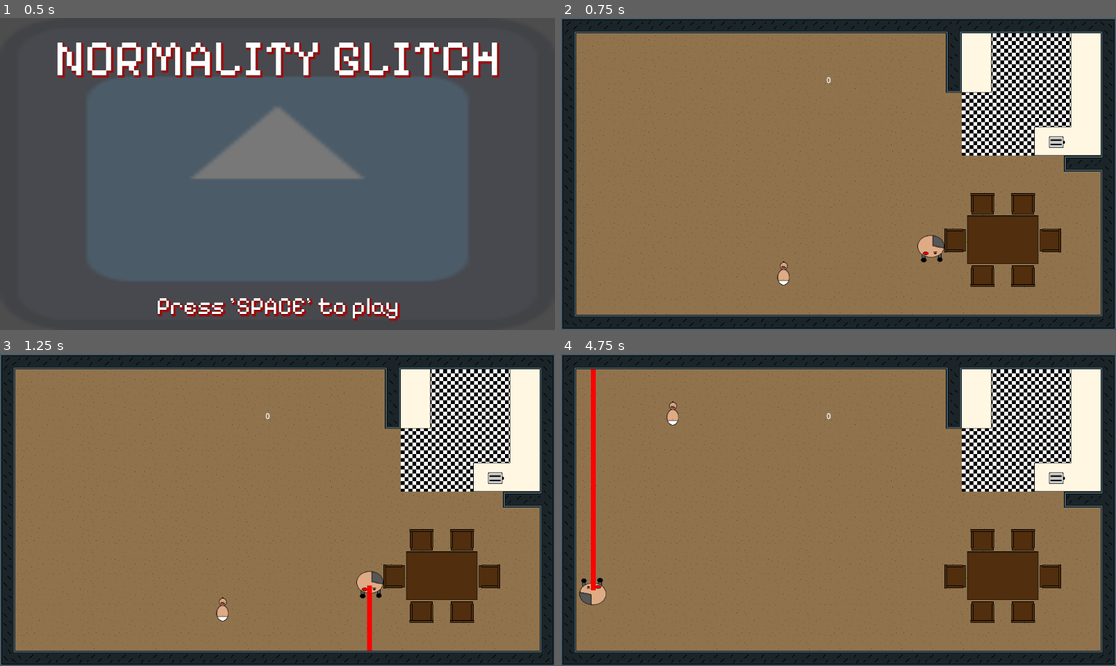
Above: before the commit, frames 1-4 (two rows, left to right).
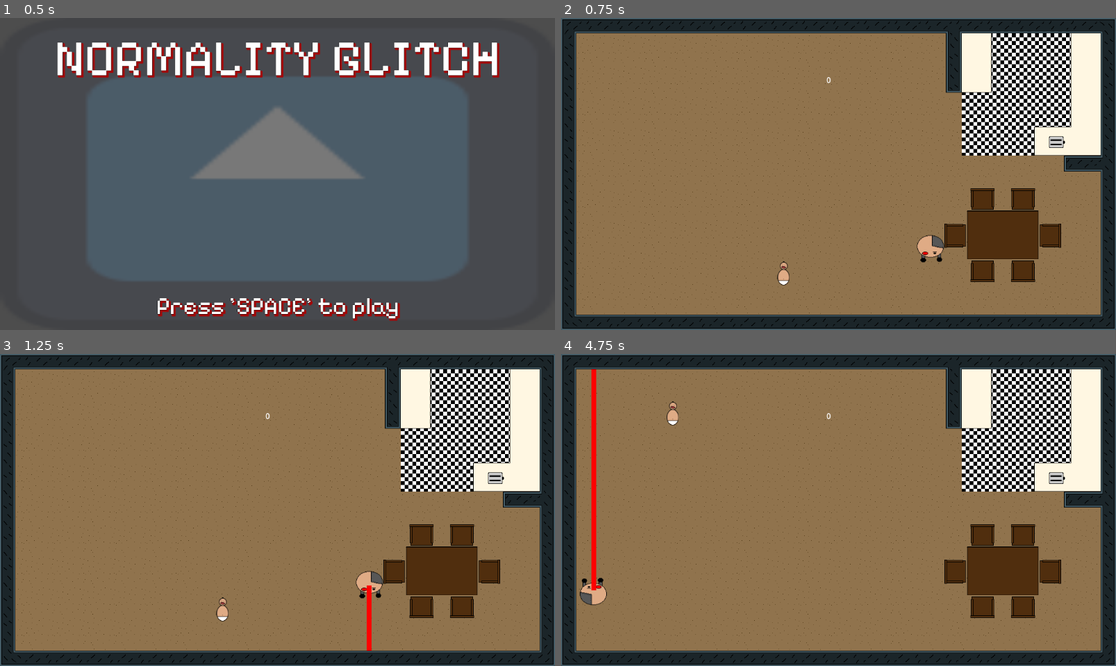
Above: after the commit, the same moments.

Repository: discoaaron/gamejam
Game: Godot game, scene res://scenes/menu/menu.tscn
Same seed, same stepped clock (60 frames per second), same inputs: the game is played once before the commit and once after it. The engine's default icon, where the game draws it, is replaced by a stand-in: a white triangle on a blue panel in a dark square.
Inputs:
- Up to frame 1 (0.5 s): no input
- Up to frame 2 (0.75 s): tap Space (space) at 0.5 s; tap A (a) at 0.6 s
- Up to frame 3 (1.25 s): tap D (d) at 0.8 s
- Up to frame 4 (4.75 s): tap Space (space) at 1.25, 2, 3.5, 4.25 s; tap D (d) at 1.35, 4.55 s; tap E (e) at 1.55, 2.1 s; tap S (s) at 2.3, 2.85 s; tap W (w) at 3.05, 3.6 s; tap A (a) at 3.8, 4.35 s

Frame 1 is identical in both runs. In frame 2, 1.1% of the frame differs, in the area x 64-91%, y 54-87%; in frame 3, 1.2%; in frame 4, 1.3%, in the area x 3-91%, y 4-87%.

Commit message:
More sounds added

Diff:
--- a/game/Main.tscn
+++ b/game/Main.tscn
@@ -14,6 +14,7 @@
 [ext_resource type="PackedScene" uid="uid://bs7lus22j3wpu" path="res://scenes/risk_objects/toaster.tscn" id="12_arlyk"]
 [ext_resource type="PackedScene" uid="uid://conjny7l1pn1y" path="res://scenes/all_furniture/chair.tscn" id="13_jkp1c"]
 [ext_resource type="PackedScene" uid="uid://xgaahnhjccj" path="res://scenes/all_furniture/table.tscn" id="14_hcyx7"]
+[ext_resource type="AudioStream" uid="uid://d0dyiupatsmsv" path="res://sound/418866__name__heartbeat-loop.wav" id="15_k8mtv"]
 
 [node name="Main" type="Node2D"]
 script = ExtResource("1_m74ch")
@@ -173,28 +174,37 @@
 [node name="ChairsNTable" type="Node" parent="."]
 
 [node name="Chair" parent="ChairsNTable" instance=ExtResource("13_jkp1c")]
-position = Vector2(959, 386)
+position = Vector2(959, 376)
 rotation = 1.5708
 
 [node name="Chair2" parent="ChairsNTable" instance=ExtResource("13_jkp1c")]
-position = Vector2(875, 386)
+position = Vector2(875, 376)
 rotation = 1.5708
 
 [node name="Table" parent="ChairsNTable" instance=ExtResource("14_hcyx7")]
-position = Vector2(917, 461)
+position = Vector2(917, 451)
 rotation = 1.5708
 
 [node name="Chair3" parent="ChairsNTable" instance=ExtResource("13_jkp1c")]
-position = Vector2(818, 462)
+position = Vector2(818, 452)
 
 [node name="Chair4" parent="ChairsNTable" instance=ExtResource("13_jkp1c")]
-position = Vector2(1016, 462)
+position = Vector2(1016, 452)
 rotation = 3.14159
 
 [node name="Chair5" parent="ChairsNTable" instance=ExtResource("13_jkp1c")]
-position = Vector2(875, 536)
+position = Vector2(875, 526)
 rotation = -1.5708
 
 [node name="Chair6" parent="ChairsNTable" instance=ExtResource("13_jkp1c")]
-position = Vector2(959, 536)
-rotation = -1.5708
+position = Vector2(959, 526)
+rotation = -1.5708
+
+[node name="Heartbeatsound" type="AudioStreamPlayer2D" parent="."]
+stream = ExtResource("15_k8mtv")
+volume_db = -6.215
+
+[node name="Heartbeat" type="Timer" parent="."]
+wait_time = 0.8
+
+[connection signal="timeout" from="Heartbeat" to="." method="_on_heartbeat_timeout"]
--- a/game/autoloaders/globals.gd
+++ b/game/autoloaders/globals.gd
@@ -4,3 +4,5 @@
 var chair_ready: bool = false
 var in_the_chair: bool = false
 var target_chair: StaticBody2D = null
+
+var heartbeat_pulse_ready: bool = true
--- a/game/main.gd
+++ b/game/main.gd
@@ -8,6 +8,11 @@
 var originalKeys = ["w", "a", "s", "d", "e", "q", "z"]
 var keysCopy = []
 var spawn_offset = 50
+
+@onready var heartbeatsound: AudioStreamPlayer2D = $Heartbeatsound
+
+@onready var heartbeat: Timer = $Heartbeat
+
 
 # Called when the node enters the scene tree for the first time.
 func _ready() -> void:
@@ -32,6 +37,7 @@
 		dad.action = "e"
 		dad.laser = "q"
 		dad.dash = "z"
+	heart_pulse()
 
 func start_level() -> void:
 	_spawnDad()
@@ -79,3 +85,12 @@
 	remove_child(dad)
 	remove_child(baby)
 	print("ya dun fucked up")
+
+func heart_pulse() -> void:
+	if Globals.heartbeat_pulse_ready:
+		heartbeatsound.play()
+		heartbeat.start()
+		Globals.heartbeat_pulse_ready = false
+
+func _on_heartbeat_timeout() -> void:
+	Globals.heartbeat_pulse_ready = true
--- a/game/scenes/dad/dad.tscn
+++ b/game/scenes/dad/dad.tscn
@@ -6,7 +6,7 @@
 [ext_resource type="AudioStream" uid="uid://b8y0jbbvqsite" path="res://sound/742832__sadiquecat__woosh-metal-tea-strainer-1.wav" id="4_6w2tv"]
 
 [sub_resource type="CircleShape2D" id="CircleShape2D_bw4p8"]
-radius = 2.80178
+radius = 2.90172
 
 [sub_resource type="CapsuleShape2D" id="CapsuleShape2D_qqgts"]
 radius = 14.0
@@ -27,7 +27,7 @@
 [node name="Hands_Collision" type="Area2D" parent="."]
 
 [node name="CollisionShape2D" type="CollisionShape2D" parent="Hands_Collision"]
-position = Vector2(23, -3)
+position = Vector2(23, -1)
 shape = SubResource("CapsuleShape2D_qqgts")
 
 [node name="Timer" type="Timer" parent="."]
Not shown: 1 places in game/Main.tscn that only renumber resources
Not shown, added: game/sound/418866__name__heartbeat-loop.wav.import
Not shown, added: game/sound/418866__name__heartbeat-loop.wav
